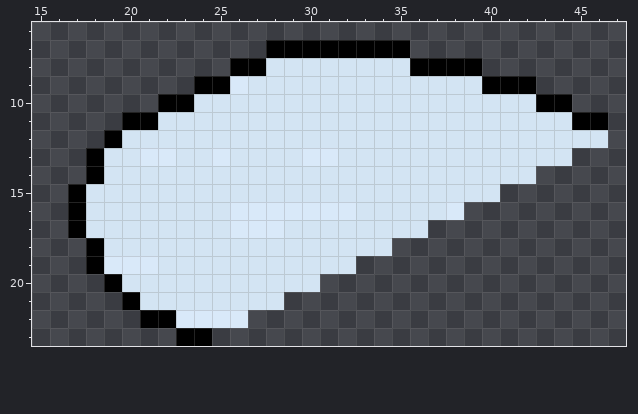
Two states of a pixel-art sprite, artwork/sprites/paper/flat_48x24/water/water_2.png. Above: the version before the commit.
The file is 48x24 pixels. Colours within 5 levels of each other are drawn and written as one. Shown: x 15..47, y 6..23.
After the commit:
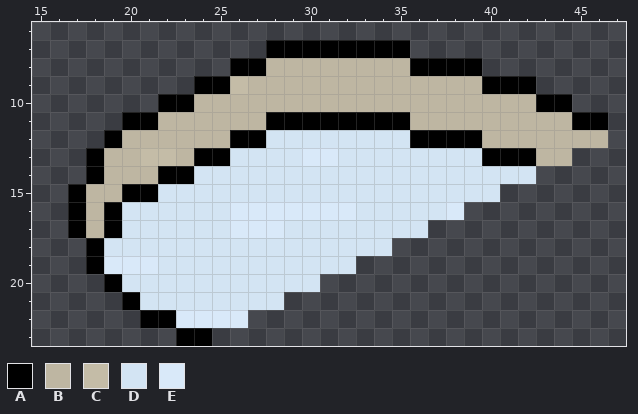
Palette (. is transparent): A #000000  B #beb6a2  C #c4bca7  D #d3e4f3  E #d9e9f9
Diff:
The edit turns colour D into colour A in row 11 at x 28 to 35; in row 12 at x 26 to 27 and 36 to 39; in row 13 at x 24 and 40 to 42; in row 14 at x 22 to 23; in row 15 at x 20 to 21; in rows 16 to 17 at x 19.
The edit turns colour E into colour A in row 13 at x 25.
The edit turns colour D into colour B in row 8 at x 28 to 35; in row 9 at x 27 to 39; in row 10 at x 24 to 42; in row 11 at x 22 to 27 and 36 to 44; in row 12 at x 20 to 25 and 40 to 46; in row 13 at x 19 to 20, 23 and 43 to 44.
The edit turns colour D into colour B in row 14 at x 19 to 21; in row 15 at x 18 to 19; in rows 16 to 17 at x 18.
The edit turns colour E into colour C in row 9 at x 26; in row 13 at x 21 to 22.
Changed places in both pictures, as pixel boxes (x1, y1, x2, y2):
changed: (86, 58, 608, 238)
